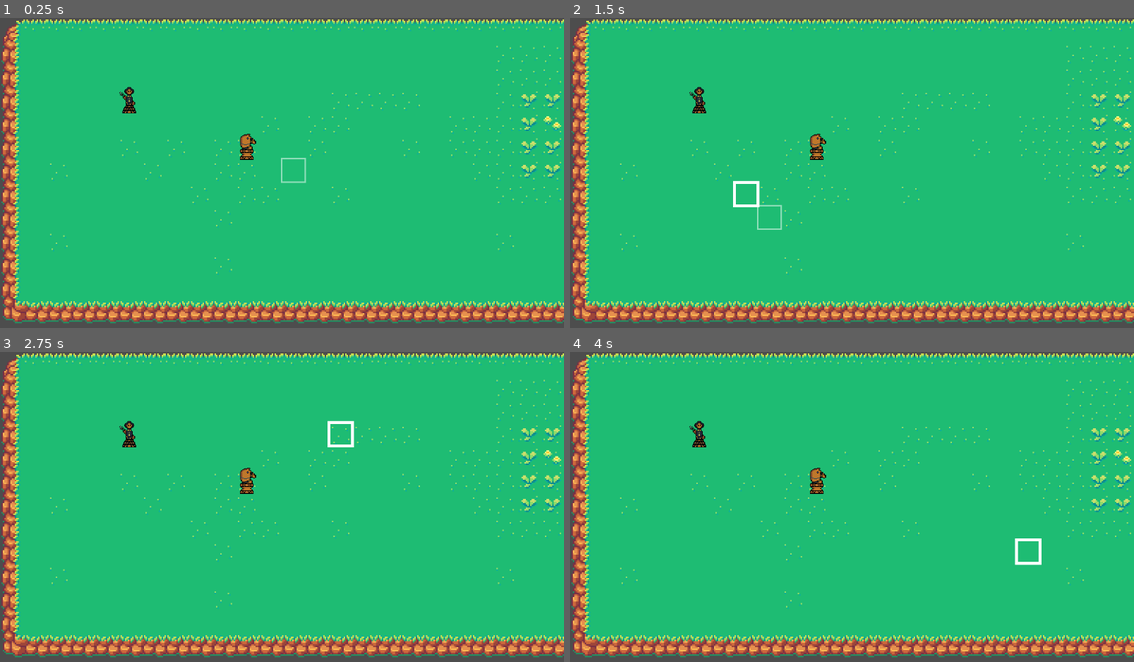
Above: before the commit, frames 1-4 (two rows, left to right).
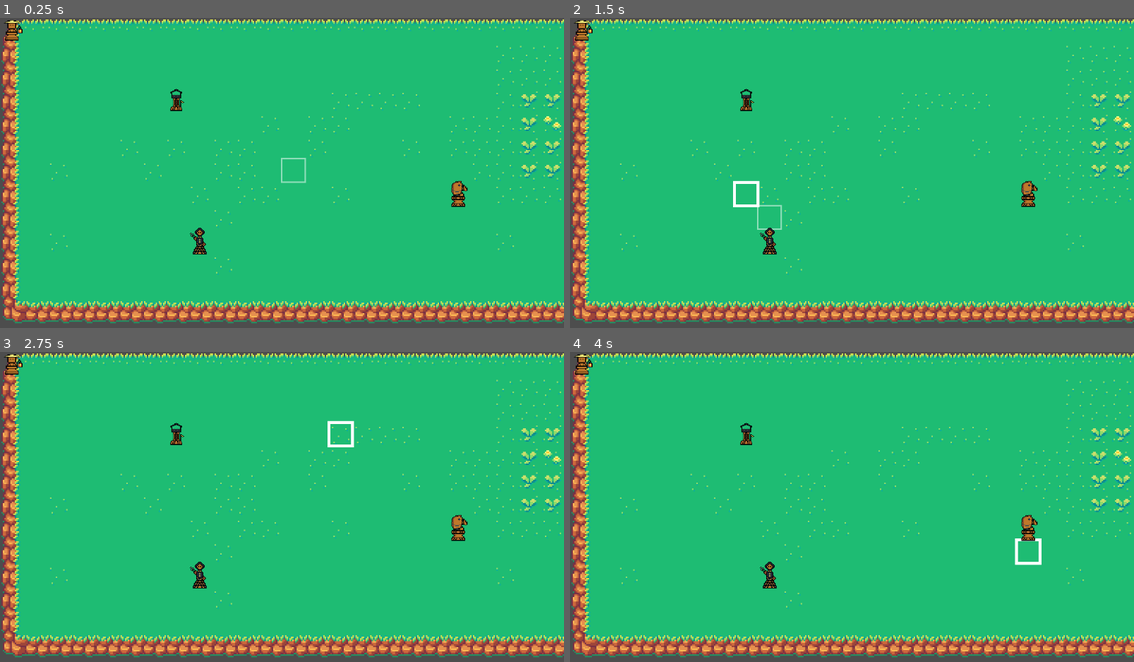
Above: after the commit, the same moments.

Repository: mjura1/gamejam-2025
Game: Godot game, scene res://Scenes/node.tscn
Same seed, same stepped clock (60 frames per second), same inputs: the game is played once before the commit and once after it.
Inputs (mouse positions are in pixels of both pictures, inside the frame that each line leads up to):
- Up to frame 1 (0.25 s): no input
- Up to frame 2 (1.5 s): tap Enter at 0.5 s; move the mouse to (976, 160) at 0.52 s; click (976, 160) at 0.67 s; tap Space at 1.25 s; drag from (739, 191) to (823, 241) at 1.27 s
- Up to frame 3 (2.75 s): tap Enter at 2 s; move the mouse to (338, 441) at 2.02 s; click (338, 441) at 2.17 s
- Up to frame 4 (4 s): tap Space at 2.75 s; drag from (823, 575) to (682, 463) at 2.77 s; tap Enter at 3.5 s; move the mouse to (1021, 556) at 3.52 s; click (1021, 556) at 3.67 s

The runs differ from the first frame. In frame 1, 0.9% of the frame differs, in the area x 0-83%, y 0-77%; in frame 2, 0.9%; in frame 3, 0.9%; in frame 4, 0.9%.

Commit message:
Improved character movement, added blocking

Diff:
--- a/team-berry-game/Scenes/Rook.tscn
+++ /dev/null
@@ -1,11 +0,0 @@
-[gd_scene load_steps=3 format=3 uid="uid://w1occ4qspj1q"]
-
-[ext_resource type="Script" uid="uid://cdvpve3lhdhgv" path="res://Scripts/rook.gd" id="1_6vory"]
-[ext_resource type="Texture2D" uid="uid://dnvnja0ychq8k" path="res://Assets/Sprites/friendly_pawn.png" id="2_180a3"]
-
-[node name="THE ROOK"]
-script = ExtResource("1_6vory")
-
-[node name="Sprite2D" parent="." index="0"]
-scale = Vector2(0.6, 0.6)
-texture = ExtResource("2_180a3")
--- a/team-berry-game/Scenes/node.tscn
+++ b/team-berry-game/Scenes/node.tscn
@@ -7,6 +7,8 @@
 [ext_resource type="Script" uid="uid://cef3faytaep6h" path="res://Scripts/tile_selector.gd" id="5_63ye5"]
 [ext_resource type="PackedScene" uid="uid://ck1mgl8bf45p3" path="res://Scenes/bishop.tscn" id="6_2itt3"]
 [ext_resource type="PackedScene" uid="uid://dmr1bg7evbu54" path="res://Scenes/knight.tscn" id="7_vixca"]
+[ext_resource type="PackedScene" uid="uid://c81pvaf1rewmd" path="res://Scenes/rook.tscn" id="8_3fd10"]
+[ext_resource type="PackedScene" uid="uid://xineak3b25qd" path="res://Scenes/pawn.tscn" id="9_63ye5"]
 
 [sub_resource type="TileSetAtlasSource" id="TileSetAtlasSource_112p8"]
 texture = ExtResource("2_2itt3")
@@ -405,13 +407,14 @@
 script = ExtResource("5_63ye5")
 
 [node name="Bishop" parent="." instance=ExtResource("6_2itt3")]
-position = Vector2(86, 63)
+position = Vector2(129, 145)
 scale = Vector2(0.1, 0.1)
-selected = null
-move_offsets = null
 
 [node name="Knight" parent="." instance=ExtResource("7_vixca")]
-position = Vector2(162.99998, 88.99999)
+position = Vector2(313, 124)
 scale = Vector2(0.1, 0.1)
-selected = null
-move_offsets = null
+
+[node name="ROOOOOOOOK" parent="." instance=ExtResource("8_3fd10")]
+position = Vector2(127, 63)
+
+[node name="Pawn" parent="." instance=ExtResource("9_63ye5")]
--- a/team-berry-game/Scenes/pawn.tscn
+++ b/team-berry-game/Scenes/pawn.tscn
@@ -5,6 +5,7 @@
 [ext_resource type="Texture2D" uid="uid://dnvnja0ychq8k" path="res://Assets/Sprites/friendly_pawn.png" id="3_culnp"]
 
 [node name="Pawn" instance=ExtResource("1_nlvit")]
+scale = Vector2(0.1, 0.1)
 script = ExtResource("2_4otaf")
 
 [node name="Sprite2D" parent="." index="0"]
--- a/team-berry-game/Scenes/queen.tscn
+++ b/team-berry-game/Scenes/queen.tscn
@@ -8,5 +8,5 @@
 script = ExtResource("2_jje3b")
 
 [node name="Sprite2D" parent="." index="0"]
-scale = Vector2(0.6, 0.6)
+scale = Vector2(0.1, 0.1)
 texture = ExtResource("3_culnp")
--- a/team-berry-game/Scenes/rook.tscn
+++ b/team-berry-game/Scenes/rook.tscn
@@ -1,12 +1,12 @@
 [gd_scene load_steps=4 format=3 uid="uid://c81pvaf1rewmd"]
 
 [ext_resource type="PackedScene" uid="uid://bbanbdmqj5fw8" path="res://Scenes/base_character.tscn" id="1_nlvit"]
-[ext_resource type="Script" uid="uid://66k54yr7w8e5" path="res://Scripts/pawn.gd" id="2_4otaf"]
-[ext_resource type="Texture2D" uid="uid://dnvnja0ychq8k" path="res://Assets/Sprites/friendly_pawn.png" id="3_culnp"]
+[ext_resource type="Script" uid="uid://cdvpve3lhdhgv" path="res://Scripts/rook.gd" id="2_j1kqh"]
+[ext_resource type="Texture2D" uid="uid://bf4ys2lpepvp1" path="res://Assets/Sprites/friendly_rook.png" id="3_j1kqh"]
 
 [node name="ROOOOOOOOK" instance=ExtResource("1_nlvit")]
-script = ExtResource("2_4otaf")
+script = ExtResource("2_j1kqh")
 
 [node name="Sprite2D" parent="." index="0"]
-scale = Vector2(0.6, 0.6)
-texture = ExtResource("3_culnp")
+scale = Vector2(0.05, 0.05)
+texture = ExtResource("3_j1kqh")
--- a/team-berry-game/Scripts/base_character.gd
+++ b/team-berry-game/Scripts/base_character.gd
@@ -1,38 +1,47 @@
 extends Node2D
+class_name BaseCharacter
 
 var grid_pos: Vector2i
 
+@onready var tile_map = get_node("/root/Node/Map/TileMapLayer")
+
 @export var selected: bool = false
-
-@export var move_offsets: Array[Vector2i] = []
-
+@export var move_range: int = 1
 @export var grid_manager: Node
 
 func _ready():
-	# Snap to grid on spawn
 	grid_manager = get_node("/root/Node/GridManager")
-
-	# Derive grid position from where the node is placed in the editor
 	grid_pos = grid_manager.world_to_grid(global_position)
-
-	# Snap visually to grid (optional but recommended)
 	global_position = grid_manager.grid_to_world(grid_pos)
-
 	grid_manager.occupy(grid_pos, self)
 
-func try_move(target: Vector2i):
-	var offset := target - grid_pos
-	if offset not in move_offsets:
-		print("Invalid move")
-		return false
+# 🔹 VÝCHOZÍ – žádný pohyb
+func get_move_directions() -> Array[Vector2i]:
+	return []
 
-	if grid_manager.is_occupied(target):
-		print("Blocked!")
+func get_valid_moves() -> Array[Vector2i]:
+	var moves: Array[Vector2i] = []
+
+	for dir in get_move_directions():
+		for step in range(1, move_range + 1):
+			var target := grid_pos + dir * step
+
+			if not grid_manager.is_inside_boundary(target, tile_map.get_used_rect()):
+				break
+
+			if grid_manager.is_occupied(target):
+				break
+
+			moves.append(target)
+
+	return moves
+
+func try_move(target: Vector2i) -> bool:
+	if target not in get_valid_moves():
 		return false
 
 	grid_manager.vacate(grid_pos)
 	grid_pos = target
 	grid_manager.occupy(grid_pos, self)
 	global_position = grid_manager.grid_to_world(grid_pos)
-
 	return true
--- a/team-berry-game/Scripts/bishop.gd
+++ b/team-berry-game/Scripts/bishop.gd
@@ -1,11 +1,13 @@
-extends "res://Scripts/base_character.gd"
+extends BaseCharacter
 
 func _ready():
-	for x in range(1, 8):
-		if x == 0:
-			continue
-		move_offsets.append(Vector2i(x, x))
-		move_offsets.append(Vector2i(x, -x))
-		move_offsets.append(Vector2i(-x, x))
-		move_offsets.append(Vector2i(-x, -x))
+	move_range = 8
 	super._ready()
+
+func get_move_directions() -> Array[Vector2i]:
+	return [
+		Vector2i(1, 1),
+		Vector2i(1, -1),
+		Vector2i(-1, 1),
+		Vector2i(-1, -1),
+	]
--- a/team-berry-game/Scripts/grid_manager.gd
+++ b/team-berry-game/Scripts/grid_manager.gd
@@ -18,7 +18,10 @@
 	return occupied.has(grid_pos)
 
 func occupy(grid_pos: Vector2i, obj):
-	occupied[grid_pos] = obj
+	if is_occupied(grid_pos):
+		push_error("Trying to occupy already occupied tile " + str(grid_pos))
+	else:
+		occupied[grid_pos] = obj
 
 func vacate(grid_pos: Vector2i):
 	occupied.erase(grid_pos)
--- a/team-berry-game/Scripts/king.gd
+++ b/team-berry-game/Scripts/king.gd
@@ -1,9 +1,17 @@
 extends "res://Scripts/base_character.gd"
 
 func _ready():
-	for x in range(-1, 2):
-		for y in range(-1, 2):
-			if x == 0 and y == 0:
-				continue
-			move_offsets.append(Vector2i(x, y))
+	move_range = 1
 	super._ready()
+
+func get_move_directions() -> Array[Vector2i]:
+	return [
+		Vector2i( 1,  0),
+		Vector2i(-1,  0),
+		Vector2i( 0,  1),
+		Vector2i( 0, -1),
+		Vector2i( 1,  1),
+		Vector2i( 1, -1),
+		Vector2i(-1,  1),
+		Vector2i(-1, -1),
+	]
--- a/team-berry-game/Scripts/knight.gd
+++ b/team-berry-game/Scripts/knight.gd
@@ -1,14 +1,13 @@
-extends "res://Scripts/base_character.gd"
+extends BaseCharacter
 
-func _ready():
-	move_offsets = [
-		Vector2i( 1,  2),
-		Vector2i( 2,  1),
-		Vector2i(-1,  2),
-		Vector2i(-2,  1),
-		Vector2i( 1, -2),
-		Vector2i( 2, -1),
-		Vector2i(-1, -2),
-		Vector2i(-2, -1),
+func get_valid_moves() -> Array[Vector2i]:
+	return [
+		grid_pos + Vector2i(1, 2),
+		grid_pos + Vector2i(2, 1),
+		grid_pos + Vector2i(-1, 2),
+		grid_pos + Vector2i(-2, 1),
+		grid_pos + Vector2i(1, -2),
+		grid_pos + Vector2i(2, -1),
+		grid_pos + Vector2i(-1, -2),
+		grid_pos + Vector2i(-2, -1),
 	]
-	super._ready()
--- a/team-berry-game/Scripts/map_behaviour.gd
+++ b/team-berry-game/Scripts/map_behaviour.gd
@@ -14,8 +14,6 @@
 	var used_rect = tile_map.get_used_rect()
 
 	tile_selector.select_tile(clicked_grid)
-
-	print(grid_manager.is_occupied(clicked_grid))
 
 	var clicked_character = grid_manager.get_character_at(clicked_grid)
 
--- a/team-berry-game/Scripts/pawn.gd
+++ b/team-berry-game/Scripts/pawn.gd
@@ -1,9 +1,18 @@
 extends "res://Scripts/base_character.gd"
 
 func _ready():
+	super._ready()
+
+func get_valid_moves() -> Array[Vector2i]:
+	var moves: Array[Vector2i] = []
+
 	for x in range(-2, 3):
 		for y in range(-2, 3):
 			if x == 0 and y == 0:
 				continue
-			move_offsets.append(Vector2i(x, y))
-	super._ready()
+			var target := grid_pos + Vector2i(x, y)
+			if grid_manager.is_occupied(target):
+				continue  # optional: block moves past other units
+			moves.append(target)
+
+	return moves
--- a/team-berry-game/Scripts/queen.gd
+++ b/team-berry-game/Scripts/queen.gd
@@ -1,13 +1,17 @@
 extends "res://Scripts/base_character.gd"
 
 func _ready():
-	for x in range(-8, 8):
-		if x == 0:
-			continue
-		move_offsets.append(Vector2i(x, 0))
-		move_offsets.append(Vector2i(0, x))
-		move_offsets.append(Vector2i(x, x))
-		move_offsets.append(Vector2i(x, -x))
-		move_offsets.append(Vector2i(-x, x))
-		move_offsets.append(Vector2i(-x, -x))
+	move_range = 8
 	super._ready()
+
+func get_move_directions() -> Array[Vector2i]:
+	return [
+		Vector2i( 1,  0),
+		Vector2i(-1,  0),
+		Vector2i( 0,  1),
+		Vector2i( 0, -1),
+		Vector2i( 1,  1),
+		Vector2i( 1, -1),
+		Vector2i(-1,  1),
+		Vector2i(-1, -1),
+	]
--- a/team-berry-game/Scripts/rook.gd
+++ b/team-berry-game/Scripts/rook.gd
@@ -1,9 +1,13 @@
-extends "res://Scripts/base_character.gd"
+extends BaseCharacter
 
 func _ready():
-	for x in range(-8, 8):
-		if x == 0:
-			continue
-		move_offsets.append(Vector2i(x, 0))
-		move_offsets.append(Vector2i(0, x))
+	move_range = 8
 	super._ready()
+
+func get_move_directions() -> Array[Vector2i]:
+	return [
+		Vector2i(1, 0),
+		Vector2i(-1, 0),
+		Vector2i(0, 1),
+		Vector2i(0, -1),
+	]
Binary file added: team-berry-game/Assets/Sprites/enemy_bishop.png
Not shown, added: team-berry-game/Assets/Sprites/enemy_bishop.png.import
Binary file added: team-berry-game/Assets/Sprites/enemy_knight.png
Not shown, added: team-berry-game/Assets/Sprites/enemy_knight.png.import
Not shown: 1 places in team-berry-game/Scenes/node.tscn that only renumber resources
